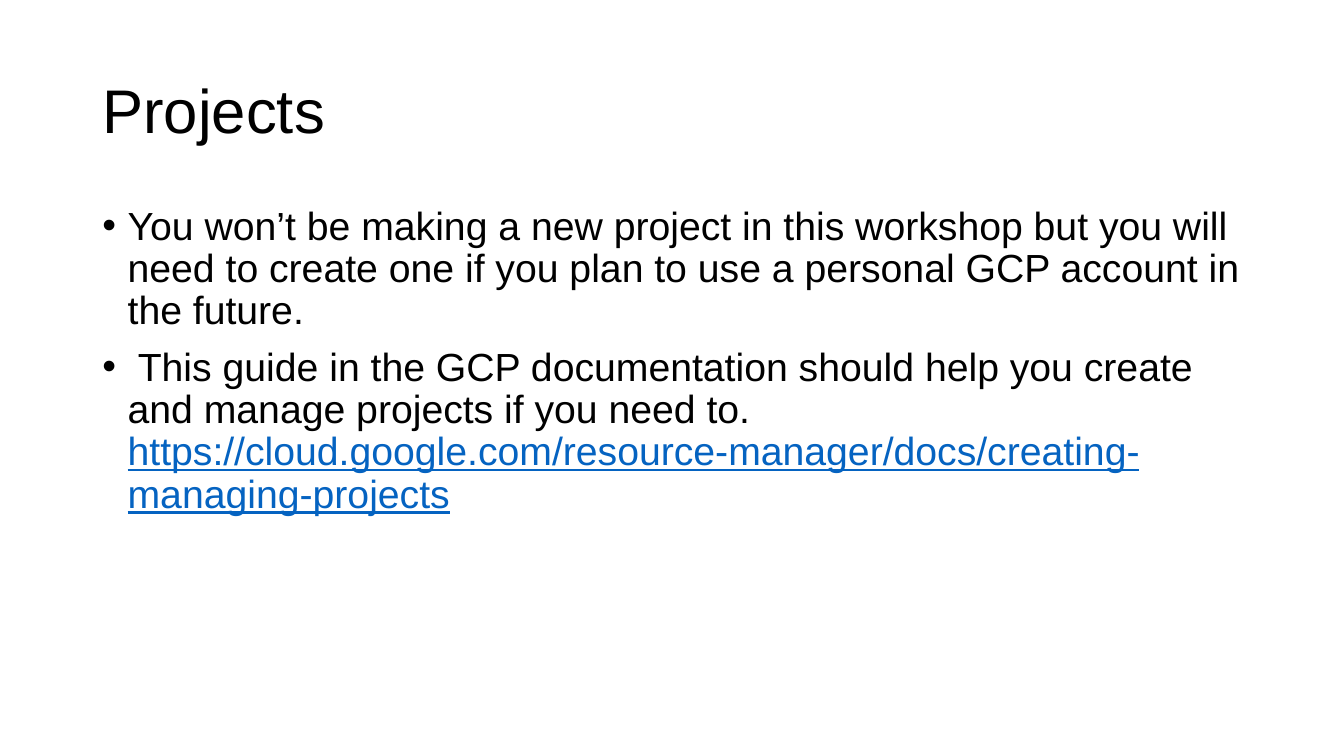
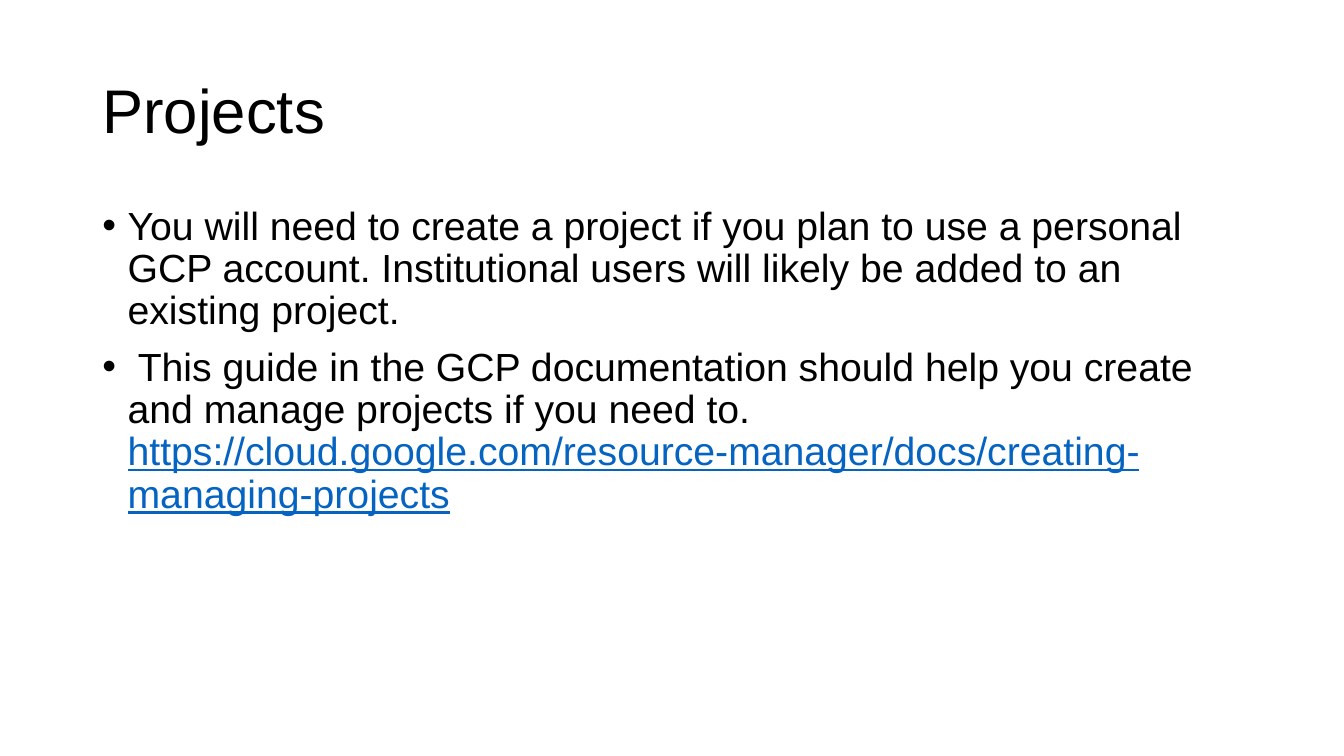
Before and after one commit to ncbi/ASHG-Workshop-2021, a slide deck: slide 5 of ASHG_GCP.pptx (slide 6 before the commit). Drawn at 1344x756 pixels with LibreOffice and Linux fonts; fonts in the diff are those of the drawing; background and template pictures are left out. Boxes give left, top, right and bottom in pixels: in the first picture for what was removed or moved away, otherwise in the second. Text is boxed around its words. In the diff, an @@ line names an element or a change of style, - is before the commit and + after.

```diff
--- a/ASHG_GCP.pptx
+++ b/ASHG_GCP.pptx
@@ text at <box>128,211,1181,332</box>: text changed @@
-• You won’t be making a new project in this workshop but you will need to create one if you plan to use a personal GCP account in the future.
+• You will need to create a project if you plan to use a personal GCP account. Institutional users will likely be added to an existing project.
```
Also in this commit, not shown: 8 other slides changed, 1 slide removed.
